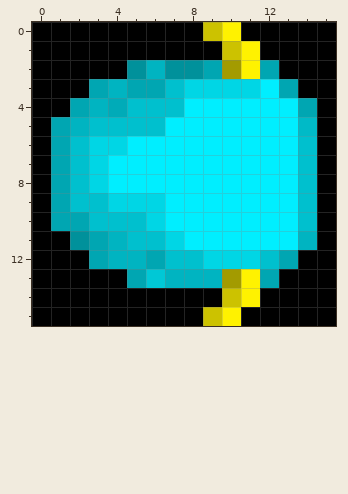
Two states of a pixel-art sprite, PA9/assets/CEN_5BODY.png. The first picture shows the starting point.
The file is 16x16 pixels. Colours within 5 levels of each other are drawn and written as one.
The result:
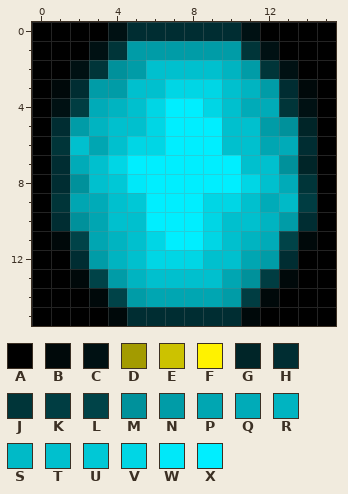
Palette (. is transparent): A #000000  B #00090a  C #001113  D #a39b00  E #ccc200  F #fff200  G #002528  H #002d32  J #003539  K #003d42  L #004348  M #00919b  N #009ca7  P #00a6b2  Q #00abb8  R #00b4c1  S #00bac7  T #00c0ce  U #00c8d6  V #00d6e5  W #00e8f9  X #00eeff
Author's note on the commit: Get CentipedeBody working
The exact change:
@@ x 0..15 @@
- 0 AAAAAAAAAEFAAAAA
- 1 AAAAAAAAAAEFAAAA
- 2 AAAAAMRMMPDFPAAA
- 3 AAAPRPPTVVVVXPAA
- 4 AAPRQTTTXXXXXXPA
- 5 APRTTTTXXXXXXXSA
- 6 APTVVXXXXXXXXXTA
- 7 APTVXXXXXXXXXXTA
- 8 APTVXXXXXXXXXXTA
- 9 APTTVVVXXXXXXXTA
-10 APPTTTVXXXXXXXTA
-11 AAMPRTTVXXXXXXRA
-12 AAAPRRPTTVVVTPAA
-13 AAAAAPURRRDFPAAA
-14 AAAAAAAAAAEFAAAA
-15 AAAAAAAAAEFAAAAA
+ 0 AAAACHHHHHHCAAAA
+ 1 AAACJNNNNNNJCAAA
+ 2 AACJMNTTTTRNJCAA
+ 3 ABHNNTTVVVTRNHBA
+ 4 ACKQRTVXXVTQQJCA
+ 5 AHNRTTVXXXTTNMGA
+ 6 AJTPTVVXXXTTPQHA
+ 7 AHQTVXXXXXXTTMGA
+ 8 AHMTUWXXXXXVTQJA
+ 9 AJPQTUXXXVVTQSKA
+10 AHMPTTXXXVTTRNHA
+11 ABLPRTVXXVTRQLBA
+12 AAHNRTVVVTTPNHAA
+13 AABLNRTTTTPMKBAA
+14 AAABLNPPPPNKBAAA
+15 AAAABHHHHHHBAAAA
Boxes around the changes in both pictures, in picture pixels (x1, y1, x2, y2):
changed: (51, 22, 317, 326)
